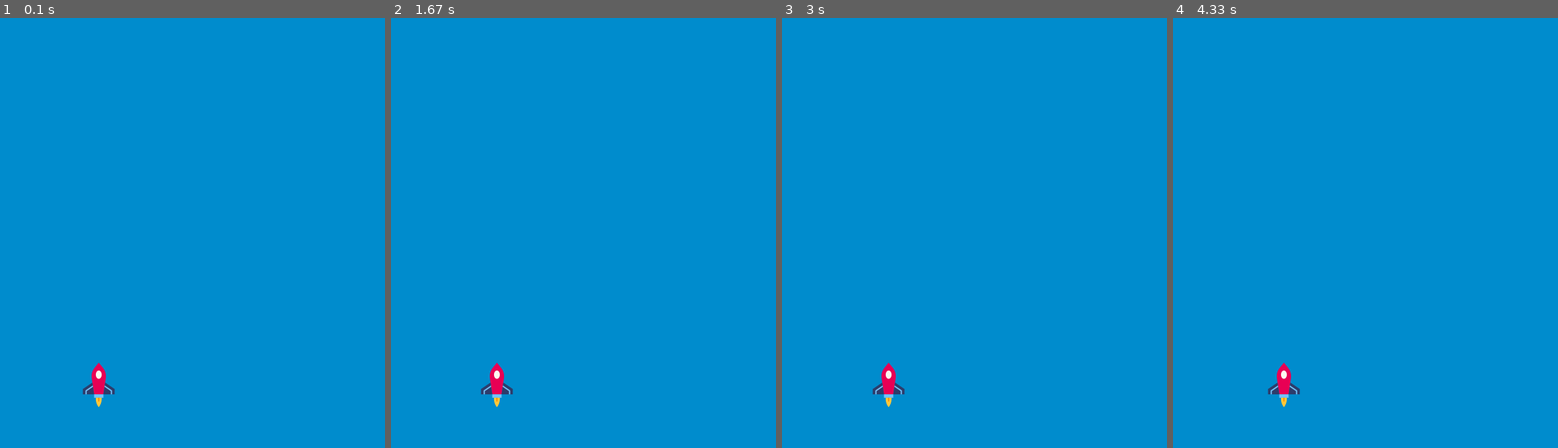
Above: before the commit, frames 1-4 (left to right).
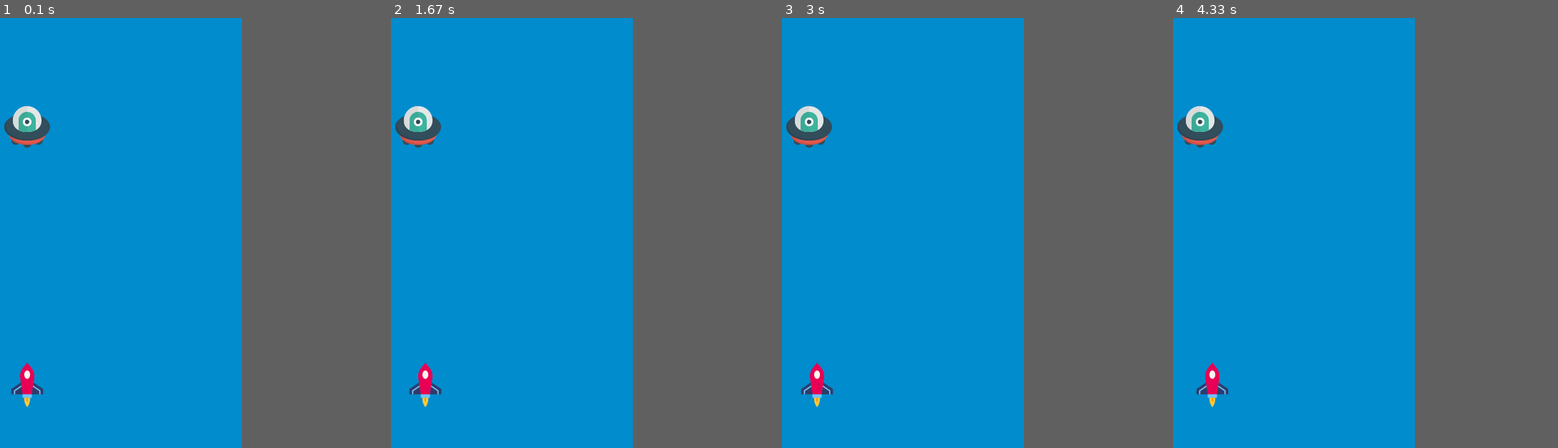
Above: after the commit, the same moments.

Repository: LF-Flores/Python-SWISE-course
Game: pygame game, started from Scripts_pygame/pygame_script.py
The game is run twice, just before and just after one commit, with the same random seed, the same clock (stepped at 60 frames per second) and the same inputs.
Inputs:
- Up to frame 1 (0.1 s): no input
- Up to frame 2 (1.67 s): hold Right 0.33-0.8 s; hold Right 0.83-1.3 s; hold Left from 1.33 s (still down)
- Up to frame 3 (3 s): release Left at 1.87 s; hold Left 1.9-2.3 s; hold Right 2.33-2.97 s
- Up to frame 4 (4.33 s): hold Left 3-3.47 s; hold Right 3.5-3.97 s; hold Right from 4 s (still down)
In our replay, the window is 800x600 before the commit and 600x600 after it. These sizes can differ from the game's own. Grey fills any space a smaller window leaves; there, only what the larger window draws over its background counts as a difference.

The runs differ from the first frame. In frame 1, 1.6% of the frame differs, in the area x 1-30%, y 20-91%; in frame 2, 1.6%; in frame 3, 1.6%; in frame 4, 1.6%.

Commit message:
Arreglado bug de movimiento y colisiones

Diff:
--- a/Scripts_pygame/pygame_script.py
+++ b/Scripts_pygame/pygame_script.py
@@ -1,29 +1,56 @@
 # Importe de paquetes
 import pygame
 
+"""
+CONFIGURACIÓN GENERAL
+"""
 # Se inicializan todos los módulos de pygame
 pygame.init()
 
 # Se define el modo del display/ventana
-screen = pygame.display.set_mode((800, 600))
+ancho = 600
+altura = 600
+screen = pygame.display.set_mode((ancho, altura))
 
 # Título e ícono
 pygame.display.set_caption("Mi primer juego")
 icon = pygame.image.load("graficos/spaceship.png")
 pygame.display.set_icon(icon)  # No funcionará dependiendo del tema que usen en su SO
 
-# Parámetros iniciales del jugador
+# Parámetros iniciales de objetos del juego
 player_img = pygame.image.load("graficos/spaceship_player.png")
-playerX = 400 - 64/2  # La posición debe tomar en cuenta el tamaño de la imagen en sí
-playerY = 480
+alien_img = pygame.image.load("graficos/alien.png")
+size = player_img.get_size()
+playerX = ancho/2 - size[0]/2  # La posición debe tomar en cuenta el tamaño de
+                               # la imagen en sí
+playerY = round(0.8*altura)
 speedX = 0
 
 # Controlador del while para apertura y cerradura de la ventana
 running = True
 
-def player(x,y):
-    screen.blit(player_img, (x,y))
 
+"""
+ELEMENTOS Y SISTEMAS DEL JUEGO
+"""
+# Clases
+class Flotador:
+
+    def __init__(self, x, y, img, mov_rate = 0.3):
+        self.img = img
+        self.size = self.img.get_size()
+        self.x, self.y = x, y
+        self.actualizar_posicion(x, y)
+        self.mov_rate = mov_rate
+
+    def actualizar_posicion(self, x=None, y=None):
+        x = self.x if x is None else x
+        y = self.y if y is None else y
+        screen.blit(self.img, (x,y))
+
+# Inicialización de datos y objetos:
+cohete = Flotador(playerX, playerY, player_img)
+alien = Flotador(playerX, 0.2*altura, alien_img)
 
 # Ciclo de repetición del juego
 while running:
@@ -36,20 +63,26 @@
         - KEYDOWN: Alguna tecla presionada
         - KEYUP: Alguna tecla levantada
         """
-        # Cerrar el juego cuando el evento recibido sea el de salir de la ventana
+        # QUIT: Cerrar el juego cuando el evento recibido sea el de salir de la ventana
         if event.type == pygame.QUIT:
             running = False
 
-        # Reacción a teclas presionadas
+        # KEYDOWN: Reacción a teclas presionadas
         if event.type == pygame.KEYDOWN:
             if event.key == pygame.K_LEFT:
-                speedX = -0.3
+                speedX = -cohete.mov_rate
             if event.key == pygame.K_RIGHT:
-                speedX = +0.3
+                speedX = +cohete.mov_rate
 
-        # Reacción a teclas levantadas
+        # KEYUP: Reacción a teclas levantadas
+        key = pygame.key.get_pressed()
         if event.type == pygame.KEYUP:
-            if event.key in {pygame.K_LEFT, pygame.K_RIGHT}:
+            if any([key[pygame.K_LEFT], key[pygame.K_RIGHT]]):
+                if key[pygame.K_LEFT]:
+                    speedX = -cohete.mov_rate
+                else:
+                    speedX = +cohete.mov_rate
+            else:
                 speedX = 0
 
     """
@@ -60,9 +93,18 @@
     # Fondo: Red, Green, Blue
     screen.fill((0, 140, 205))
 
-    # Posición del jugador
-    playerX += speedX*1
-    player(playerX, playerY)
+    # Cambio de estado del cohete
+    playerX += speedX
+    cohete.actualizar_posicion(playerX, playerY)
+    alien.actualizar_posicion()
+
+    # Colisiones con el borde de la pantalla
+    borde_izquierdo = 0
+    borde_derecho = ancho - cohete.size[0]
+    if playerX <= borde_izquierdo:
+        playerX = borde_izquierdo
+    elif playerX >= borde_derecho:
+        playerX = borde_derecho
 
     # Actualizando los cambios
     pygame.display.update()
